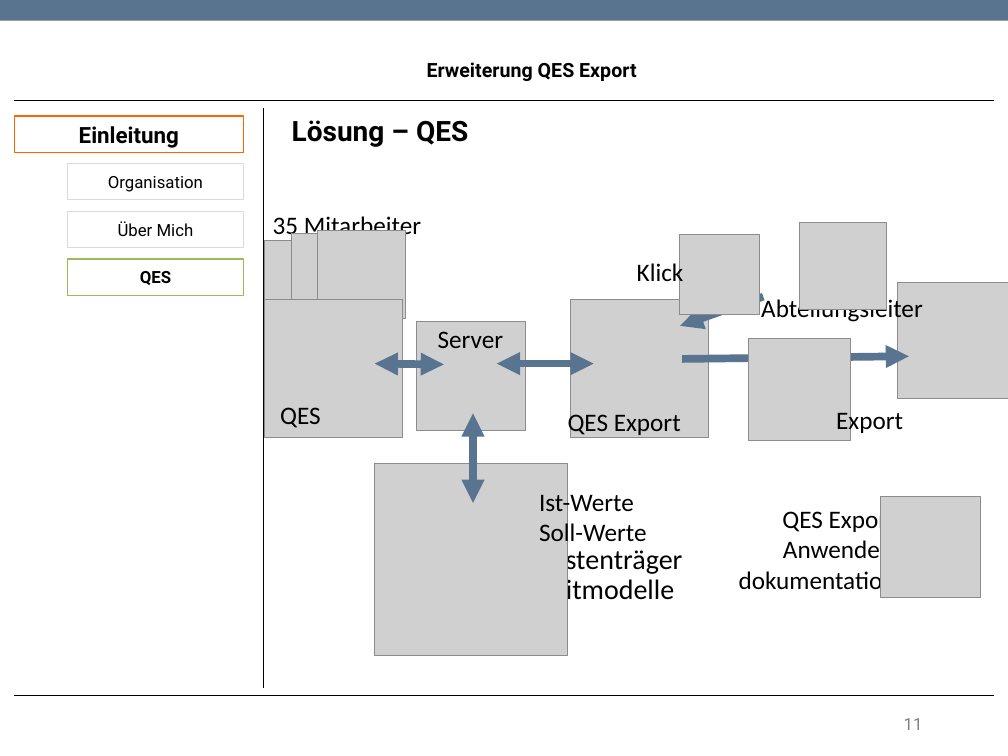
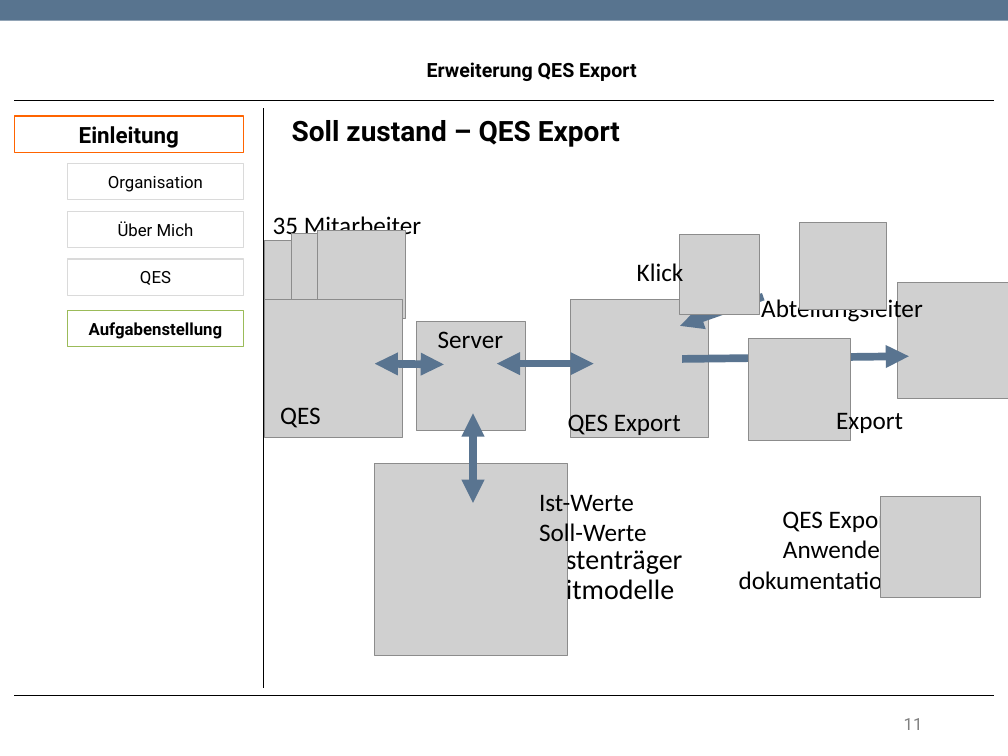
Before and after one commit to TwoHorus/dbExelExportLaravel, a slide deck: slide 11 of DOC/Fachgespraech.pptx. Drawn at 1008x756 pixels with LibreOffice and Linux fonts; fonts in the diff are those of the drawing; grey boxes stand for pictures; background and template pictures are left out. Boxes give left, top, right and bottom in pixels: in the first picture for what was removed or moved away, otherwise in the second. Text is boxed around its words. In the diff, an @@ line names an element or a change of style, - is before the commit and + after.

```diff
--- a/DOC/Fachgespraech.pptx
+++ b/DOC/Fachgespraech.pptx
@@ text at (292, 120, 620, 147): text changed @@
-Lösung – QES
+Soll zustand – QES Export
@@ rectangle "QES" at (68, 259, 244, 295): bold off; outline #9BBB59 0.85 pt to #DADADA 0.85 pt @@
@@ rectangle added at (68, 310, 244, 347), fill #FFFFFF, outline #9BBB59 0.85 pt, 12 pt, text #000000, bold @@
+Aufgabenstellung
```
Also in this commit, not shown: 5 other slides changed, 2 slides removed, 1 other file.
